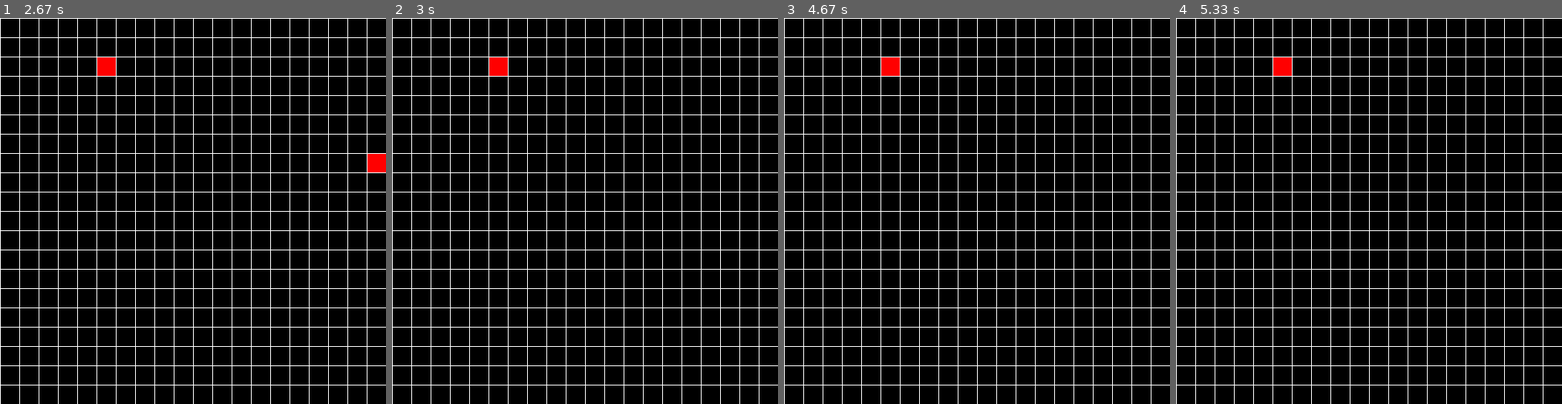
Above: before the commit, frames 1-4 (left to right).
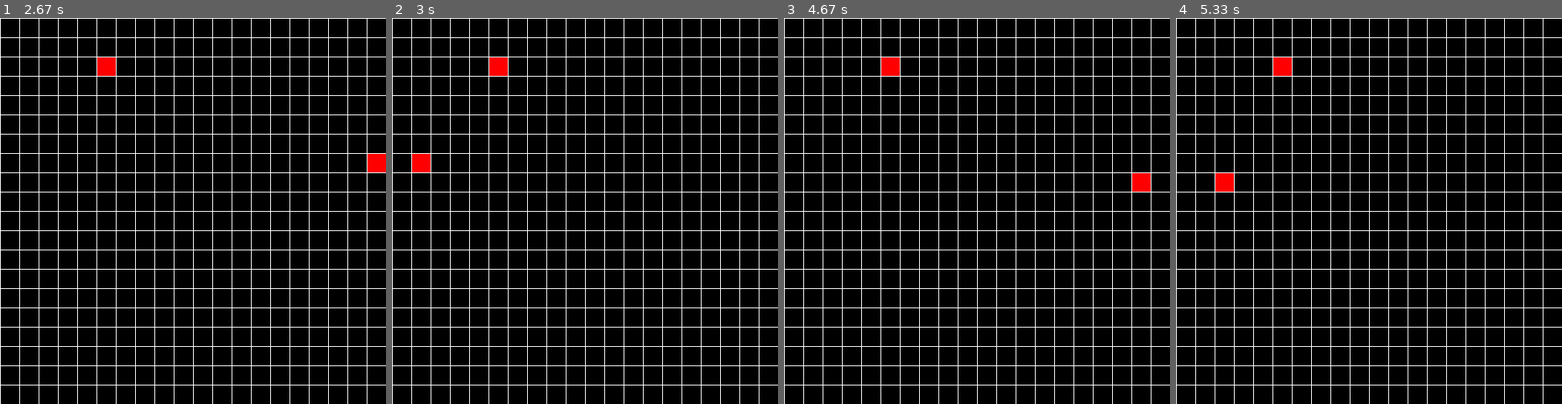
Above: after the commit, the same moments.

Repository: Jakub93-vim/PyGame
Game: pygame game, started from SnakeGame.py
The game is run twice, just before and just after one commit, with the same random seed, the same clock (stepped at 60 frames per second) and the same inputs.
Inputs:
- Up to frame 1 (2.67 s): hold Left 0.33-0.87 s; hold Down 0.9-1.23 s; hold Left 1.27-1.67 s; hold Up 1.7-2.1 s; hold Right from 2.13 s (still down)
- Up to frame 2 (3 s): release Right at 2.77 s
- Up to frame 3 (4.67 s): no input
- Up to frame 4 (5.33 s): no input

Frame 1 is identical in both runs. In frame 2, 0.2% of the frame differs, in the area x 5-10%, y 35-40%; in frame 3, 0.2%; in frame 4, 0.2%.

Commit message:
snake goes on the edge of the display

Diff:
--- a/SnakeGame.py
+++ b/SnakeGame.py
@@ -72,6 +72,8 @@
             print (self.body[0].pos[0])
             if self.body[0].pos[0] <= 1:
                 body_part.pos = (body_position[0]+500,body_position[1])
+            elif self.body[0].pos[0] >= 500:
+                body_part.pos = (body_position[0] - 500, body_position[1])
             body_part.move(self.dirnx, self.dirny)
 
     def draw(self, surface):
